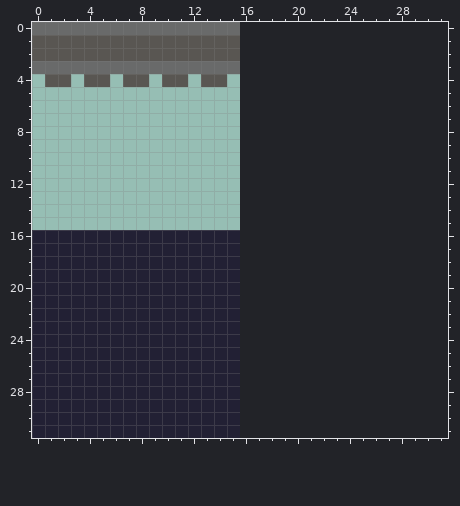
Pixel-art file, stored at art/world.aseprite. Above: the version before the commit.
16x32 pixels, 1 frame. The old version is drawn lined up with the new one, on the new canvas.
Once edited:
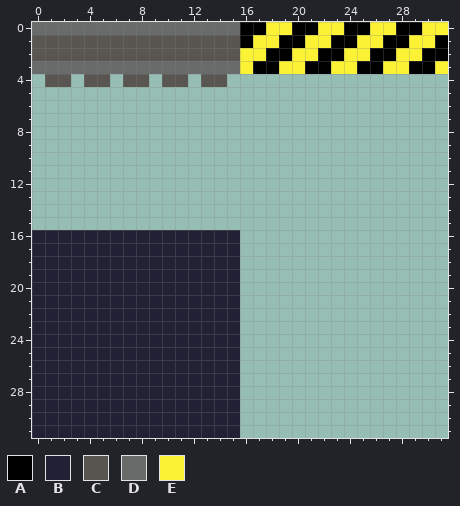
Palette (. is transparent): A #000000  B #222034  C #595652  D #696a6a  E #fbf236
What changed:
canvas 16x32 -> 32x32
@@ x 14..31 @@
- 0 DD................
- 1 CC................
- 2 CC................
- 3 DD................
+ 0 DDAAEEAAEEAAEEAAEE
+ 1 CCAEEAAEEAAEEAAEEA
+ 2 CCEEAAEEAAEEAAEEAA
+ 3 DDEAAEEAAEEAAEEAAE
  4 C.................
